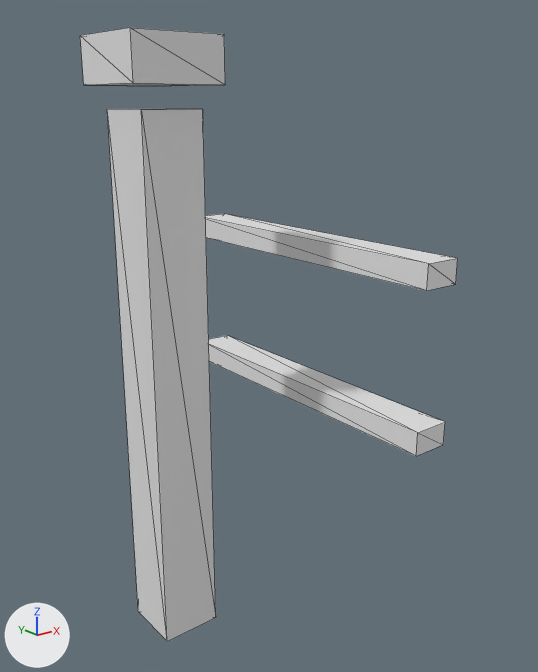
The glTF model play/team-bondage/assets/hand-drawn/props/fence-post.glb: old version first, new version second.
The view is the same before and after, from a 50 mm lens placed at (-0.864, -1.477, 1.313), pointed at (0.322, 0.006, 0.72). The axes (+X, +Y, +Z) are drawn at lower left. The lights are the same throughout. The older version comes first. Mesh edges are drawn as thin lines. Vertices at exactly the same position are counted once.

The first picture shows 'fence-post'.
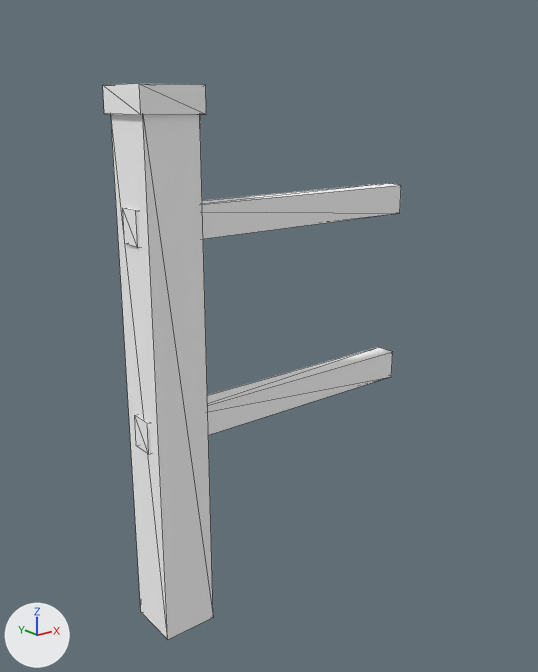
Location of each change, (x1, y1, x2, y2) in pixels of the pictures (538 x 672 px; the box of a moved part takes in the faces that stretch with it):
'fence-post', recoloured, reshaped, rescaled (21% narrower, 9% shorter)
    before: (80, 28, 458, 642)
    after: (103, 83, 401, 640)
part 1 of me_cube, moved or reshaped
    before: (206, 214, 458, 291)
    after: (123, 183, 401, 247)
part 2 of me_cube, moved or reshaped
    before: (209, 335, 445, 456)
    after: (135, 347, 393, 454)
part 3 of me_cube, moved or reshaped
    before: (80, 28, 225, 86)
    after: (103, 83, 206, 115)
part 4 of me_cube, recoloured
    before: (107, 109, 458, 642)
    after: (111, 114, 401, 640)
part 5 of me_cube, recoloured
    before: (80, 28, 225, 86)
    after: (103, 83, 206, 115)

The change, as a diff of the scene's bpy script:
```diff
--- a/play/team-bondage/assets/hand-drawn/props/fence-post.glb.py
+++ b/play/team-bondage/assets/hand-drawn/props/fence-post.glb.py
@@ mat_top @@
+mat_top = principled_material('top')
+mat_top.base_color = (1.0, 1.0, 1.0)  # white #ffffff
+mat_top.roughness = 0.75
@@ mat_post @@
+mat_post = principled_material('post')
+mat_post.base_color = (1.0, 1.0, 1.0)  # white #ffffff
+mat_post.roughness = 0.75
@@ me_cube @@
 # used by ob_fence_post; location = (0.0, 0.0, 0.65); scale = (0.15, 0.15, 1.3)
-me_cube.from_pydata(...)  # 32 vertices, 48 faces; spans x -0.73..3.33, y -3.0..3.0, z -0.5..0.62
+me_cube.from_pydata(...)  # 32 vertices, 48 faces; spans x -0.57..5.54, y -0.57..0.57, z -0.5..0.54
+# me_cube part 1: the loose piece of 8 vertices spanning x 2.67..3.33, y -3.0..3.0, z 0.21..0.25 is scaled about its middle by (9.11, 0.0714, 1.33), then moved by (-0.5, 0.0, 0.08)
+# me_cube part 2: the loose piece of 8 vertices spanning x 2.67..3.33, y -3.0..3.0, z -0.1..-0.05 is scaled about its middle by (9.11, 0.0714, 1.33), then moved by (-0.5, 0.0, 0.0)
+# me_cube part 3: the loose piece of 8 vertices spanning x -0.73..0.73, y -0.73..0.73, z 0.54..0.62 is scaled about its middle by (0.779, 0.779, 0.6), then moved by (0.0, 0.0, -0.06)
+# me_cube part 4: all 36 faces that had it switch from mat_wood (white #e7e7e7) to mat_post (white #ffffff)
+# me_cube part 5: all 12 faces that had it switch from mat_snow (white #e7e7e7) to mat_top (white #ffffff)
@@ ob_fence_post @@
 ob_fence_post.location = (0.0, 0.0, 0.65)
-ob_fence_post.scale = (0.15, 0.15, 1.3)
+ob_fence_post.scale = (0.14, 0.14, 1.3)
```
